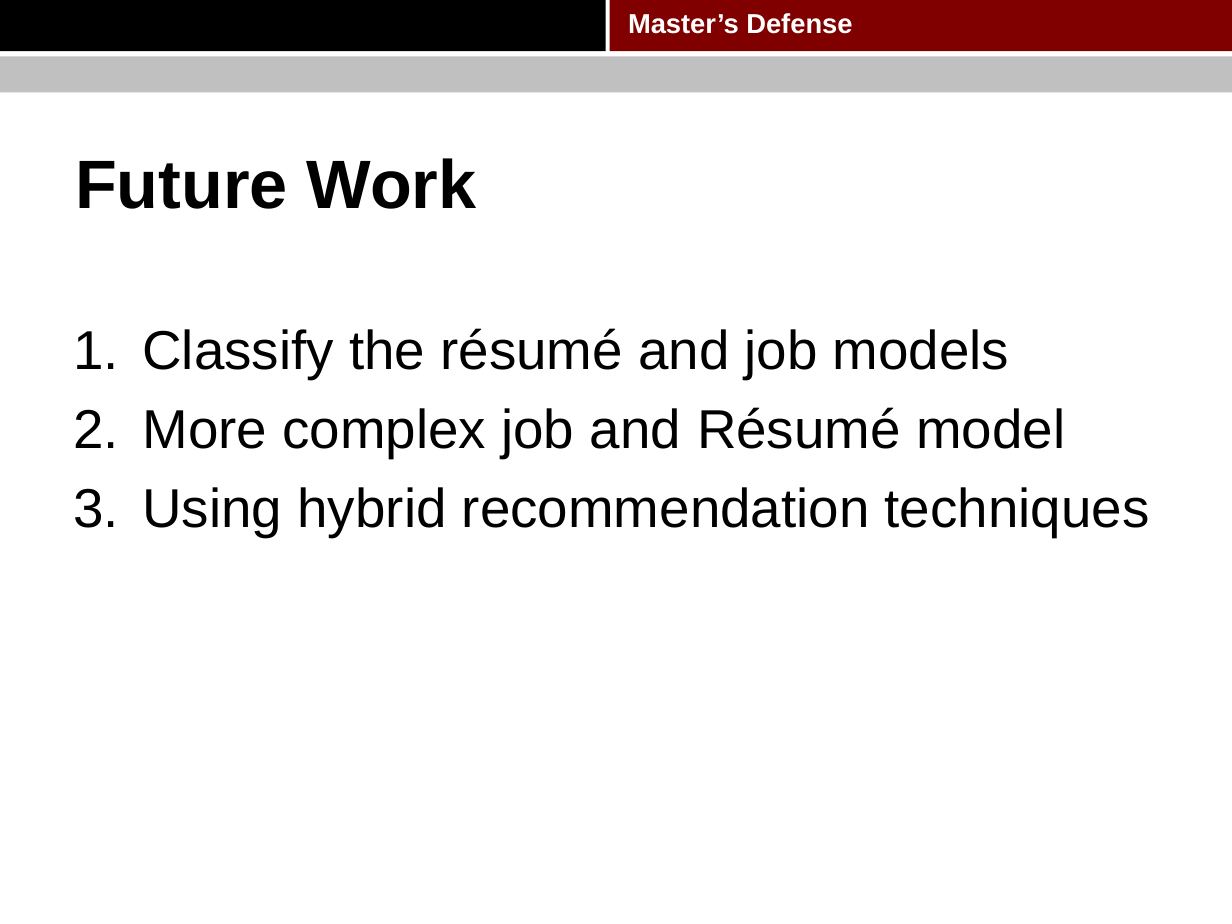
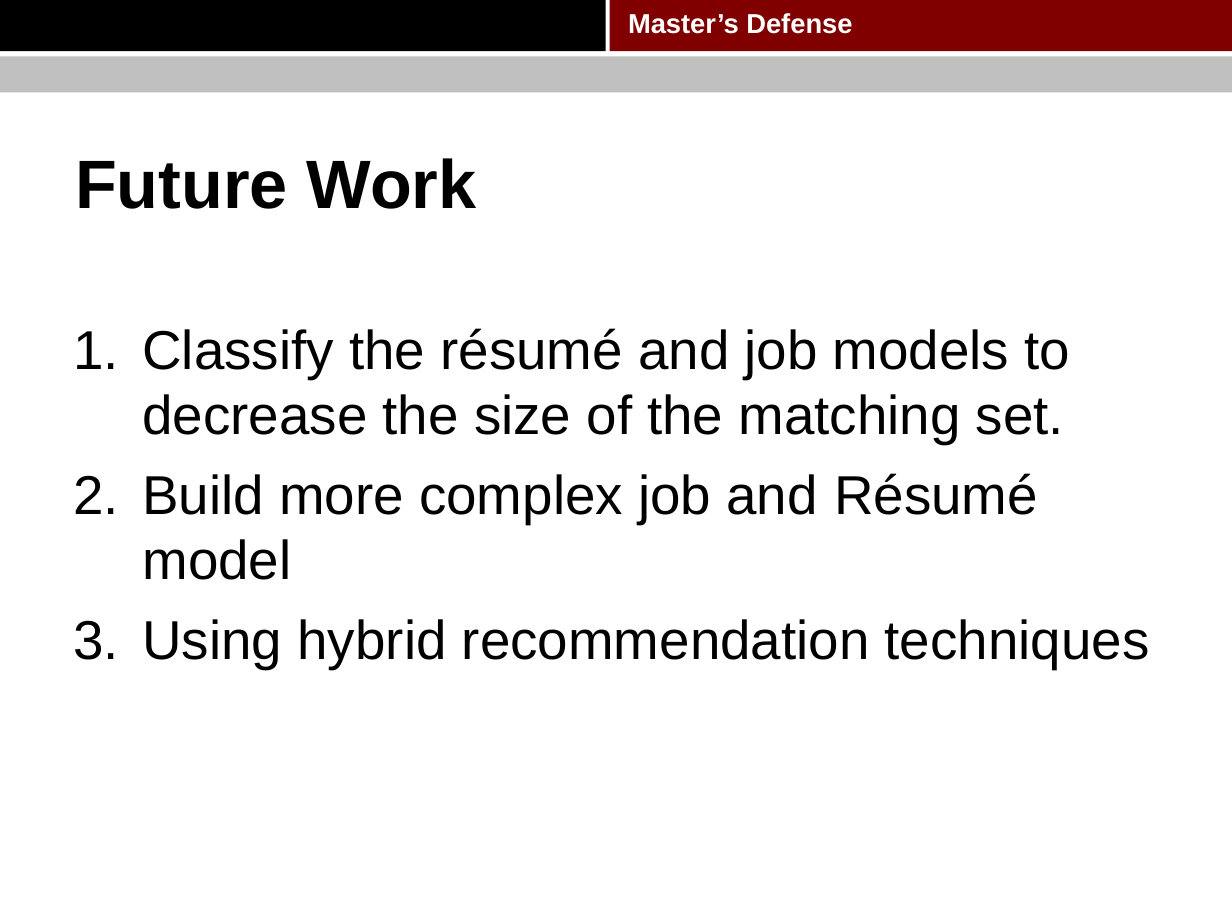
Before and after one commit to pkushiqiang/thesis, a slide deck: slide 72 of media/Master's thesis.pptx. Drawn at 1232x924 pixels with LibreOffice and Linux fonts; fonts in the diff are those of the drawing; background and template pictures are left out. Boxes give left, top, right and bottom in pixels: in the first picture for what was removed or moved away, otherwise in the second. Text is boxed around its words. In the diff, an @@ line names an element or a change of style, - is before the commit and + after.

```diff
--- a/media/Master's thesis.pptx
+++ b/media/Master's thesis.pptx
@@ text at (142,328,1071,580): text changed @@
-1. Classify the résumé and job models
-2. More complex job and Résumé model
+1. Classify the résumé and job models to decrease the size of the matching set.
+2. Build more complex job and Résumé model
```
Also in this commit, not shown: 20 other slides changed, 1 other file.
